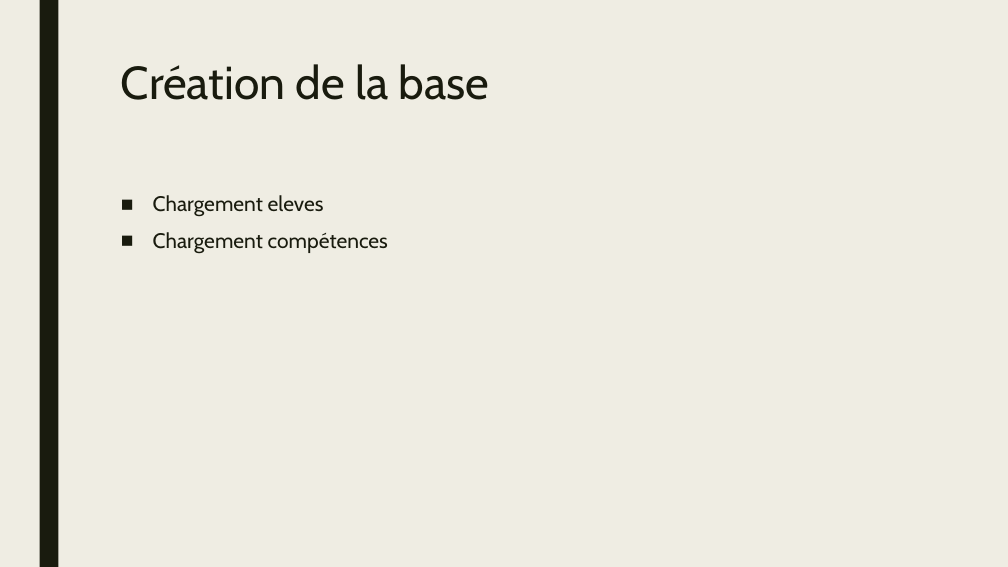
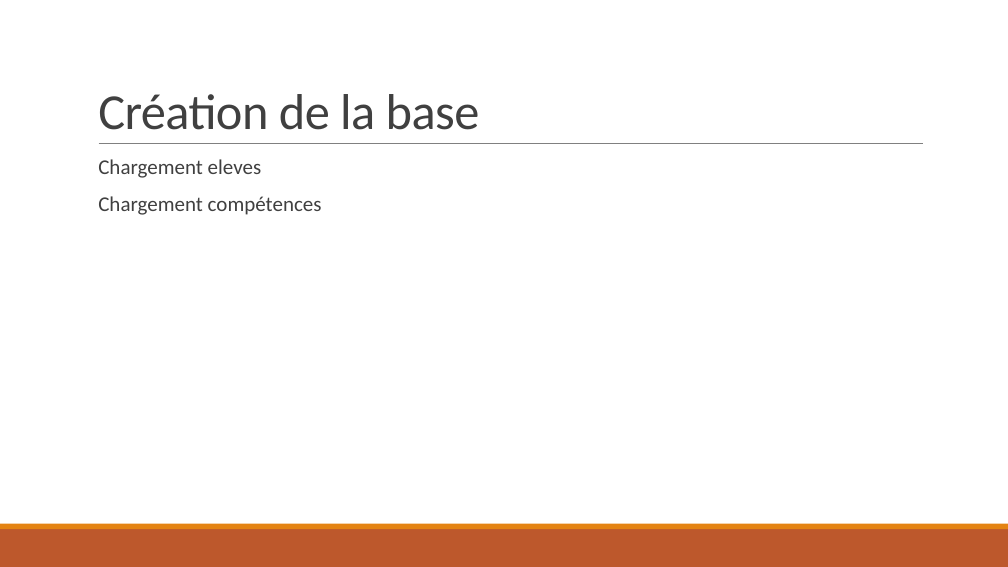
Before and after one commit to xpessoles/EvaluationCompetences, a slide deck: slide 15 of EvaluationParCompetences.pptx. Drawn at 1008x567 pixels with LibreOffice and Linux fonts; fonts in the diff are those of the drawing. Boxes give left, top, right and bottom in pixels: in the first picture for what was removed or moved away, otherwise in the second. Text is boxed around its words. In the diff, an @@ line names an element or a change of style, - is before the commit and + after.

```diff
--- a/EvaluationParCompetences.pptx
+++ b/EvaluationParCompetences.pptx
@@ background #EFEDE3 to #FFFFFF @@
@@ rectangle removed at box(39, 0, 58, 567) @@
@@ title "Création de la base": place and size @@
-title "Création de la base" at box(121, 64, 490, 100)
+title "Création de la base" at box(98, 94, 480, 130)
@@ title "Création de la base" at box(98, 94, 480, 130): size 44 to 48 pt, font Cabin to Calibri, text colour #191B0E to #404040, letter spacing 0 to -0.5 pt; line spacing 0.89 to 0.85; vertical alignment top to bottom @@
@@ line added from (99, 144) to (923, 144), #808080 0.5 pt @@
@@ text "Chargement eleves": place and size @@
-text "Chargement eleves" at box(153, 195, 388, 254)
+text "Chargement eleves" at box(98, 159, 322, 215)
@@ text "Chargement eleves" at box(98, 159, 322, 215): font Cabin to Calibri, text colour #191B0E to #404040; bullet ■ to  ; line spacing 0.94 to 0.9; more space between paragraphs @@
@@ rectangle added at box(0, 529, 1008, 567), fill #BD582C @@
@@ rectangle added at box(0, 524, 1008, 529), fill #E48312 @@
```
Also in this commit, not shown: 18 other slides changed, 7 other files.
